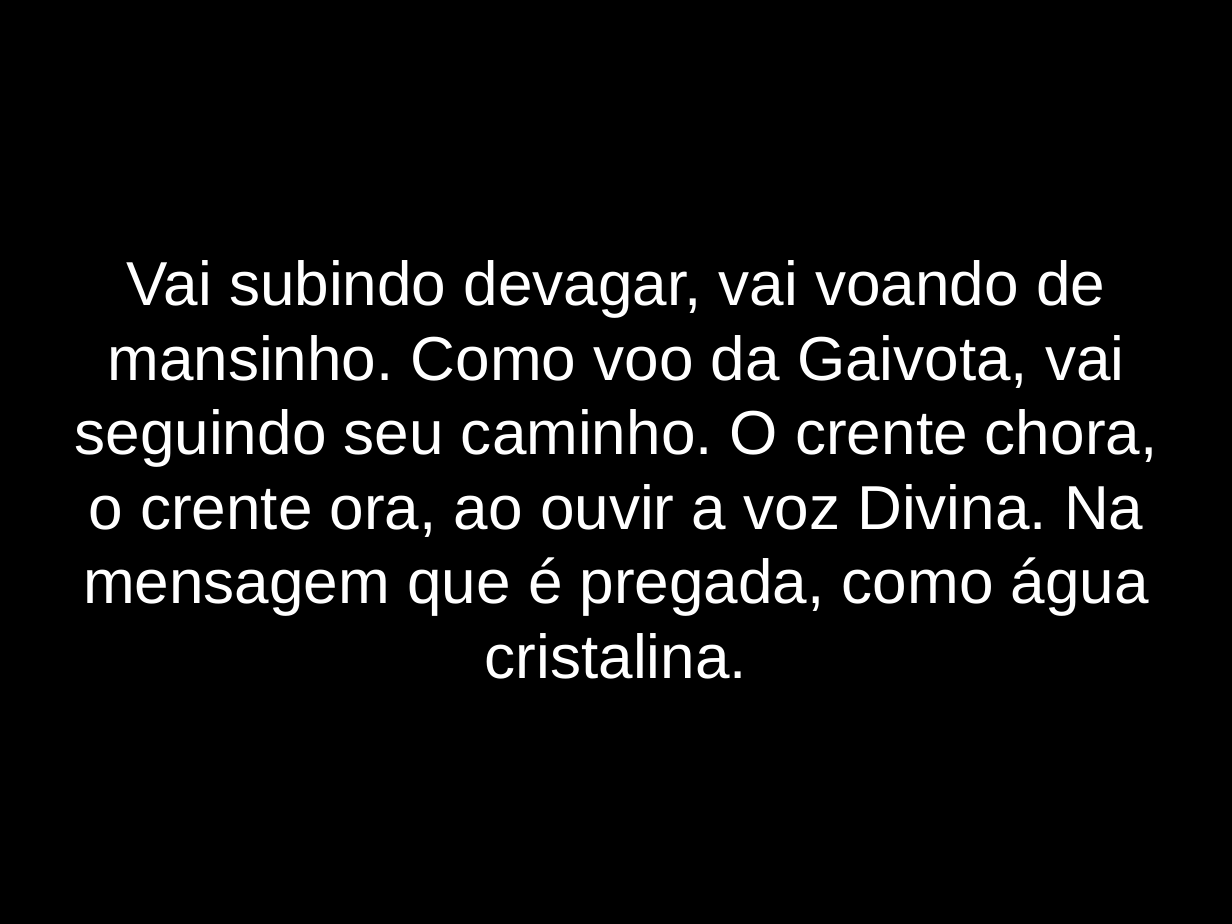
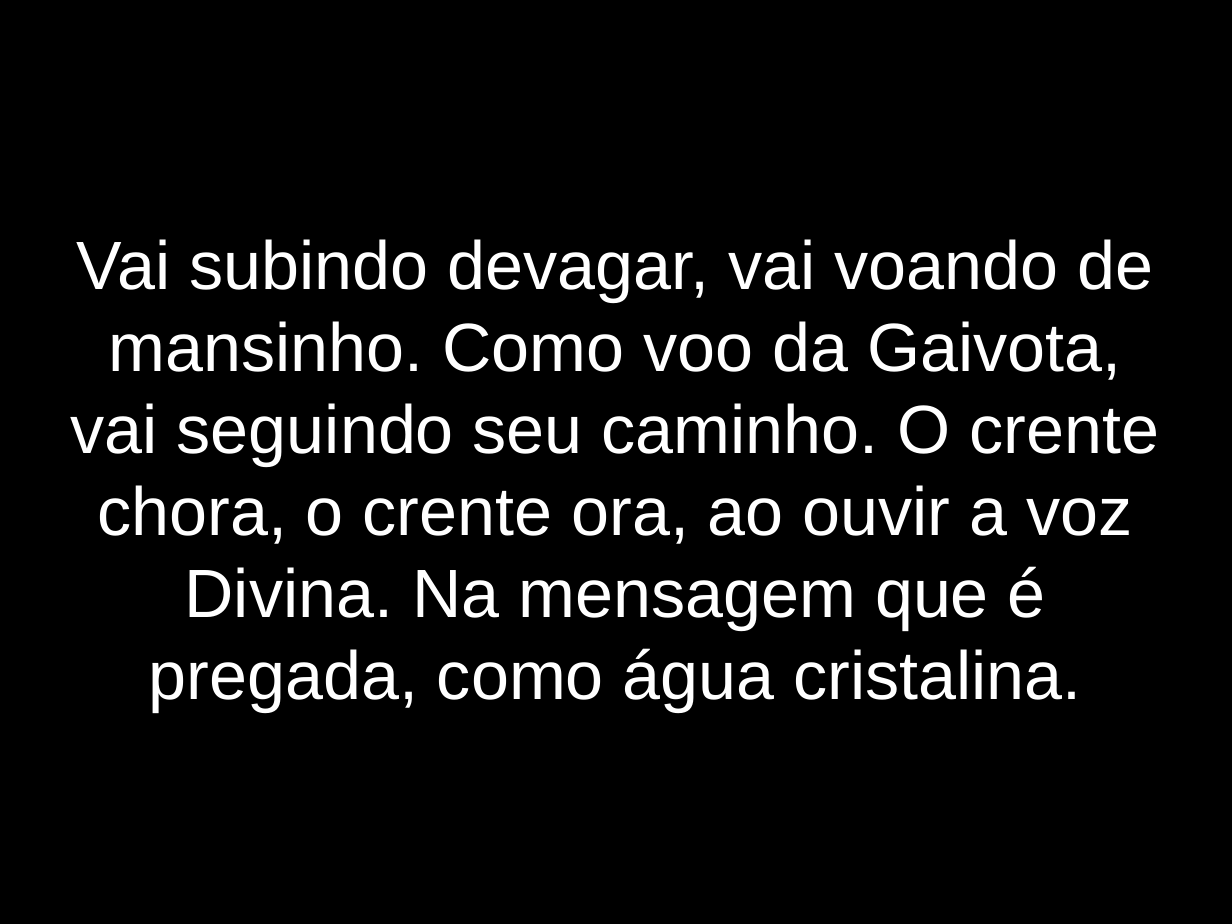
Before and after one commit to lazaroness/ChurchFiles, a slide deck: slide 2 of elshaday/LetrasApresentacao/Labaredas.odp. Drawn at 1232x924 pixels with LibreOffice and Linux fonts; fonts in the diff are those of the drawing. Boxes give left, top, right and bottom in pixels: in the first picture for what was removed or moved away, otherwise in the second. Text is boxed around its words. In the diff, an @@ line names an element or a change of style, - is before the commit and + after.

```diff
--- a/elshaday/LetrasApresentacao/Labaredas.odp
+++ b/elshaday/LetrasApresentacao/Labaredas.odp
@@ subtitle "Vai subindo devagar, vai voando ..." at box(71, 239, 1160, 712): size 40 to 44 pt @@
```
Also in this commit, not shown: 6 other slides changed, 1 slide removed.
